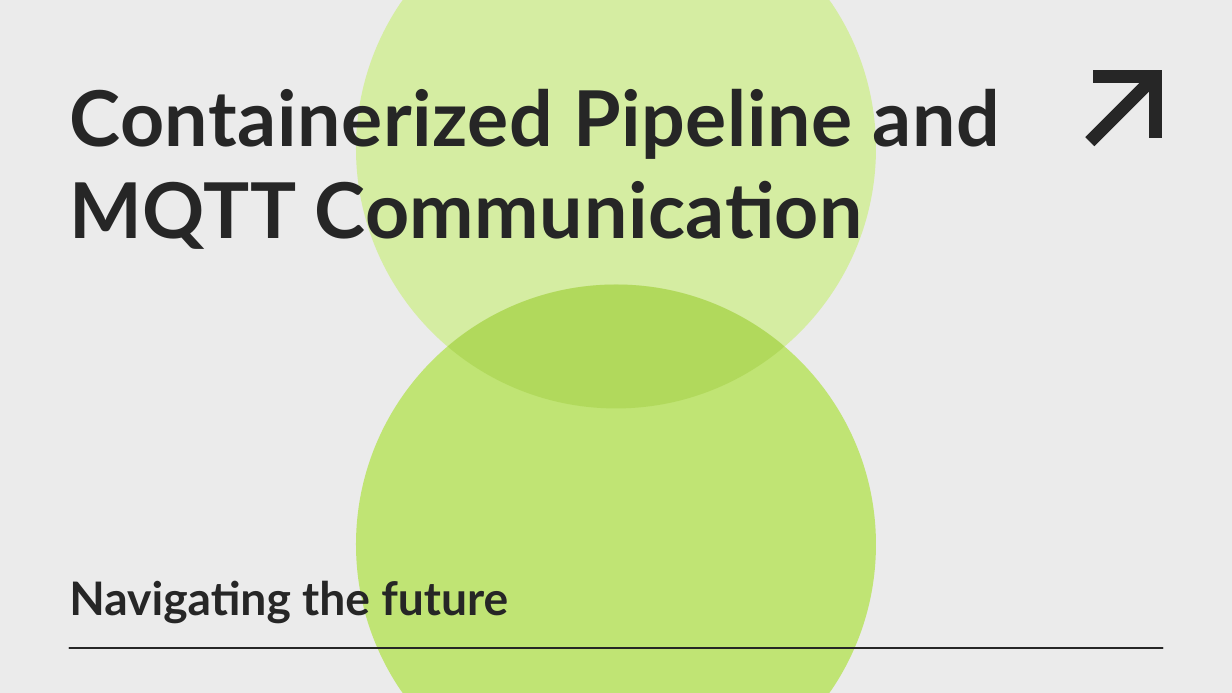
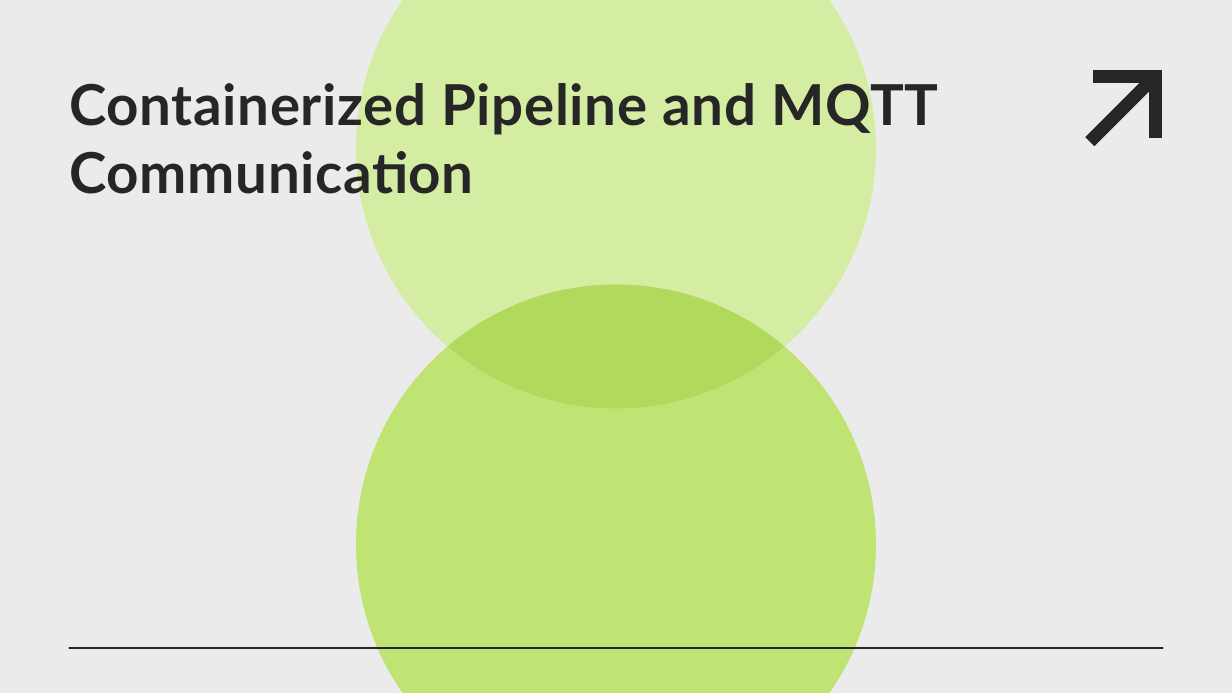
Before and after one commit to jimfil/smartWasteBinProject, a slide deck: slide 5 of presentation/team05_presentation.pptx (slide 3 before the commit). Drawn at 1232x693 pixels with LibreOffice and Linux fonts; fonts in the diff are those of the drawing. Boxes give left, top, right and bottom in pixels: in the first picture for what was removed or moved away, otherwise in the second. Text is boxed around its words. In the diff, an @@ line names an element or a change of style, - is before the commit and + after.

```diff
--- a/presentation/team05_presentation.pptx
+++ b/presentation/team05_presentation.pptx
@@ title "Containerized Pipeline and MQTT Communication" at (69, 76, 938, 204): size 60 to 44 pt @@
@@ subtitle removed at (69, 575, 508, 624) @@
-Navigating the future
```
Also in this commit, not shown: 1 other slide changed, 2 slides added, 2 slides removed.
